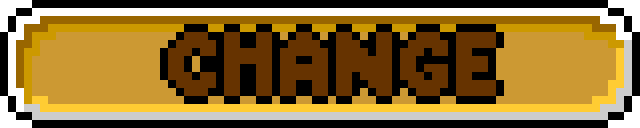
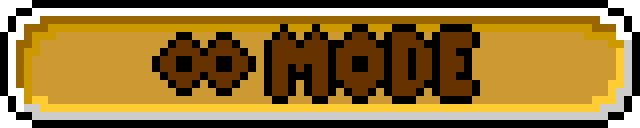
Layered file, before and after one edit (640px x 128px). Changes by layer:
added layer "inifinite_mode_pressed" above "inifinite_mode" over [152, 24, 480, 104]
hid "text_change_pressed" over [160, 24, 504, 104]
